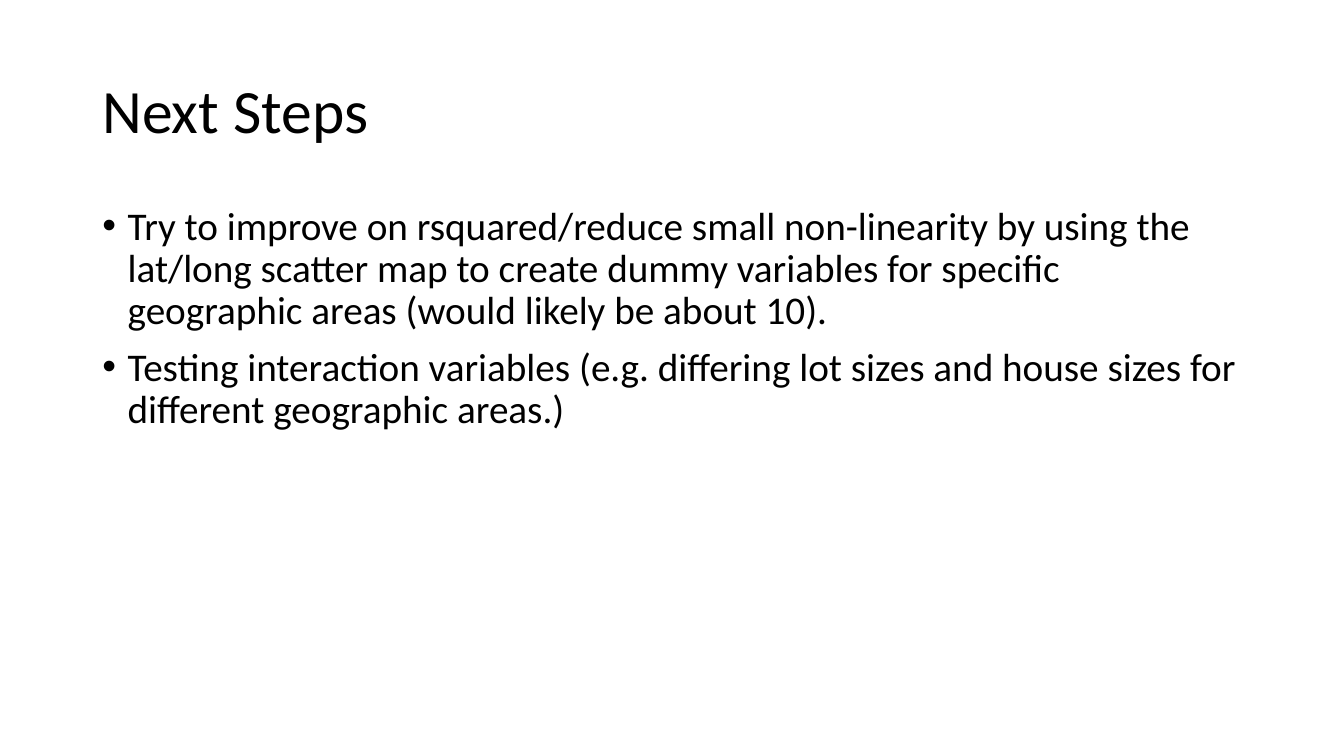
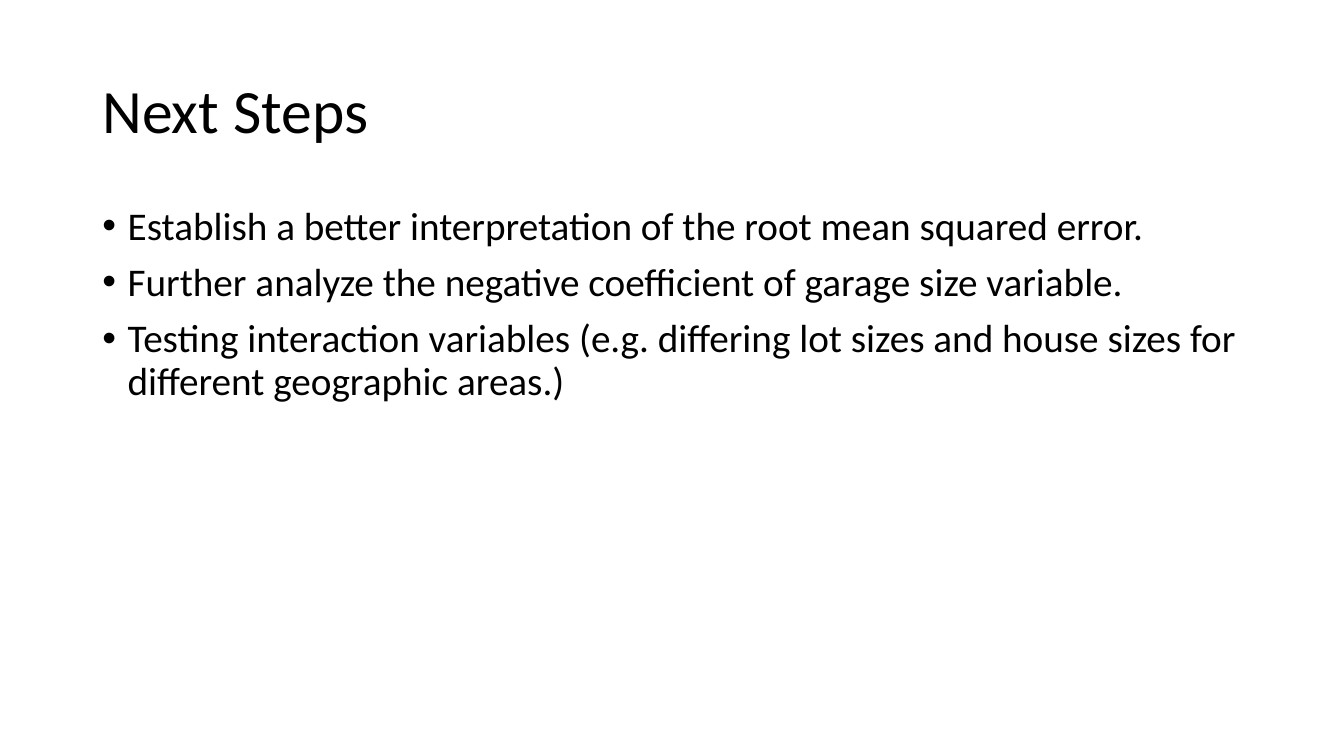
Before and after one commit to jmarksk/RealEstateProject2, a slide deck: slide 10 of Presentation_RealEstate.pptx (slide 8 before the commit). Drawn at 1344x756 pixels with LibreOffice and Linux fonts; fonts in the diff are those of the drawing. Boxes give left, top, right and bottom in pixels: in the first picture for what was removed or moved away, otherwise in the second. Text is boxed around its words. In the diff, an @@ line names an element or a change of style, - is before the commit and + after.

```diff
--- a/Presentation_RealEstate.pptx
+++ b/Presentation_RealEstate.pptx
@@ text at <box>128,212,1143,303</box>: text changed @@
-• Try to improve on rsquared/reduce small non-linearity by using the lat/long scatter map to create dummy variables for specific geographic areas (would likely be about 10).
+• Establish a better interpretation of the root mean squared error.
+• Further analyze the negative coefficient of garage size variable.
```
Also in this commit, not shown: 5 other slides changed, 2 slides added, 3 other files.
